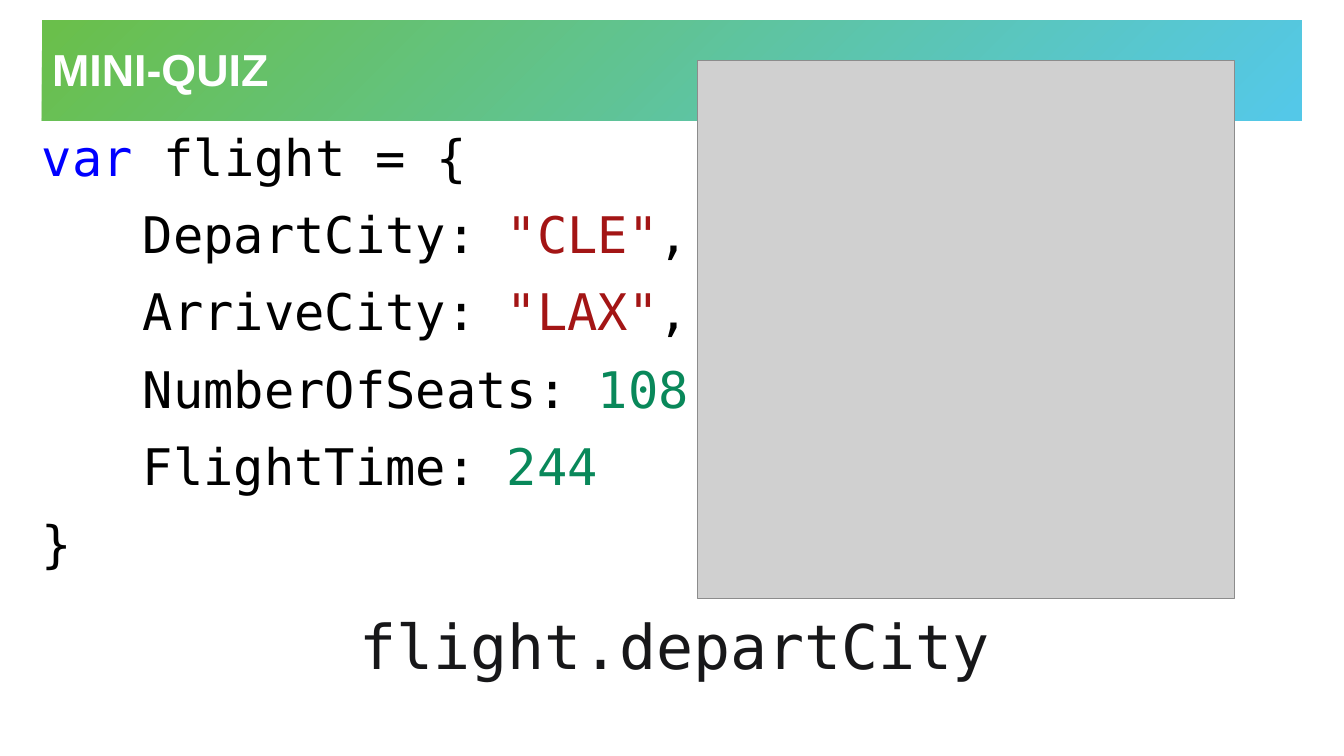
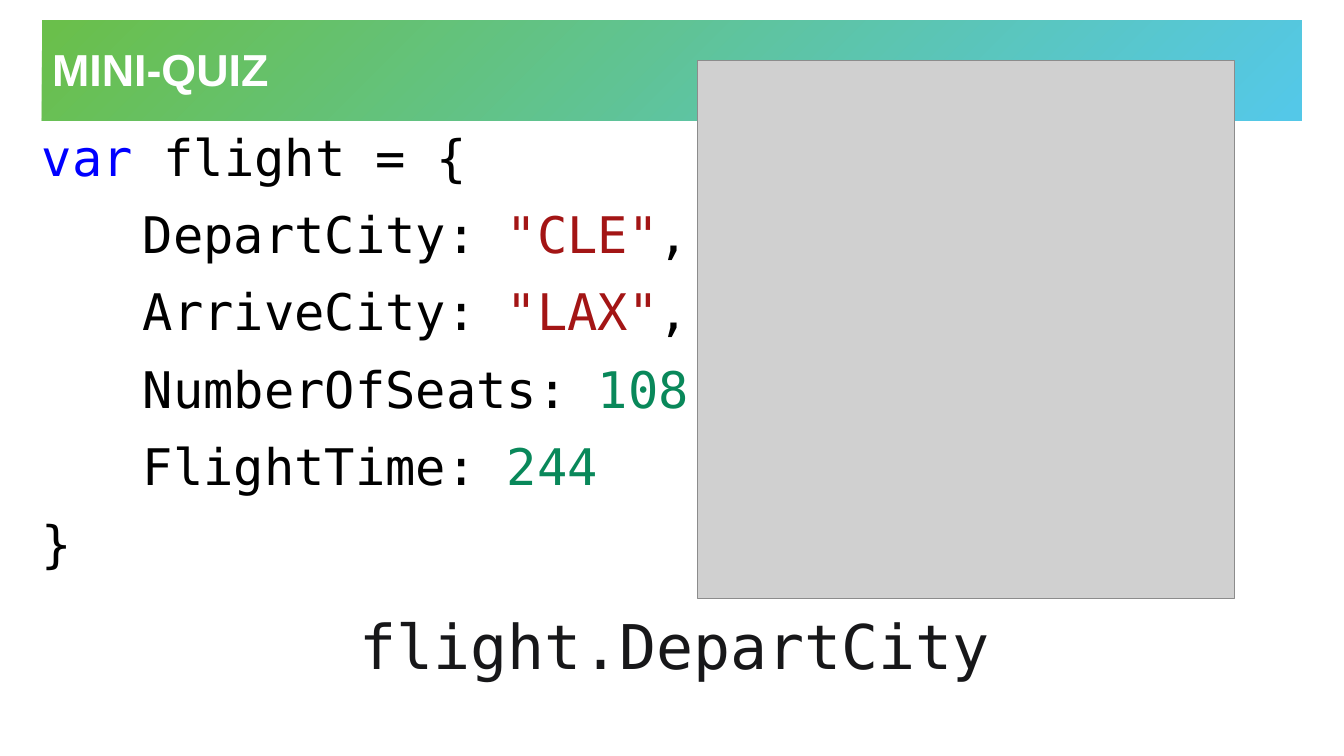
Before and after one commit to hytechclub/web-102, a slide deck: slide 8 of Week09/JavaScriptObjects.pptx. Drawn at 1344x756 pixels with LibreOffice and Linux fonts; fonts in the diff are those of the drawing; grey boxes stand for pictures. Boxes give left, top, right and bottom in pixels: in the first picture for what was removed or moved away, otherwise in the second. Text is boxed around its words. In the diff, an @@ line names an element or a change of style, - is before the commit and + after.

```diff
--- a/Week09/JavaScriptObjects.pptx
+++ b/Week09/JavaScriptObjects.pptx
@@ text at (360, 622, 990, 682): text changed @@
-flight.departCity
+flight.DepartCity
```
Also in this commit, not shown: 3 other files.
